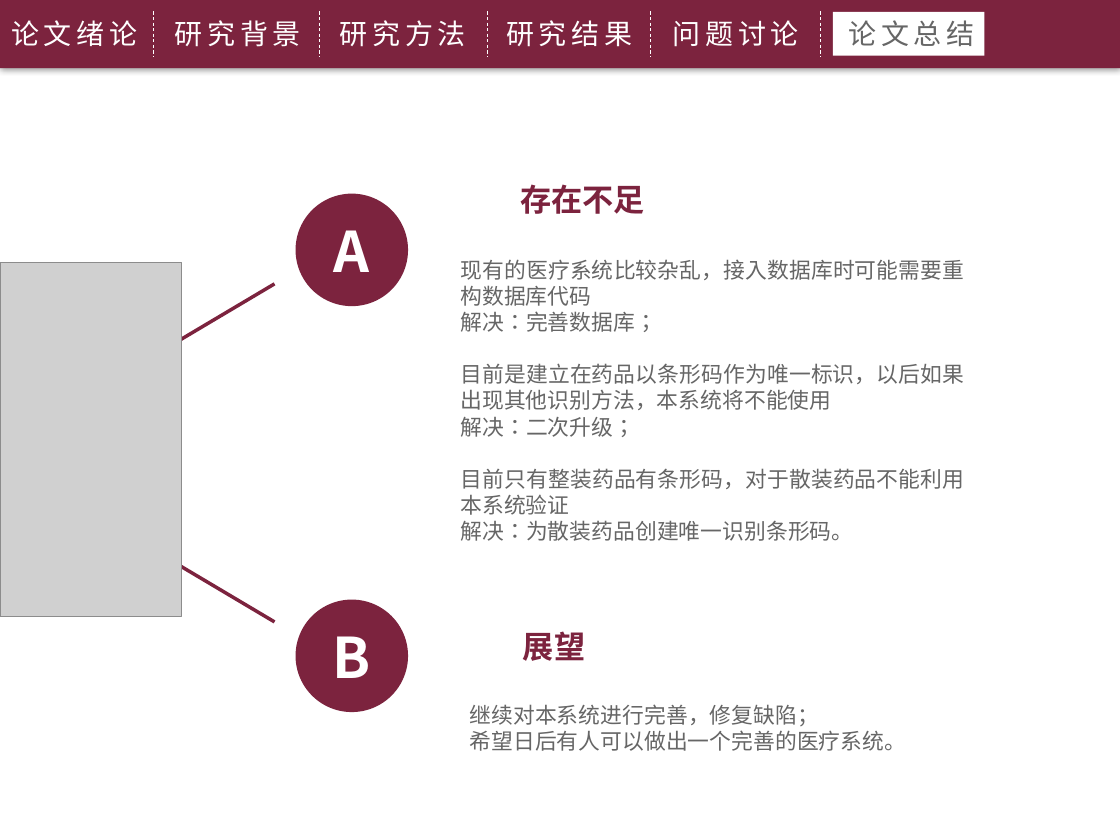
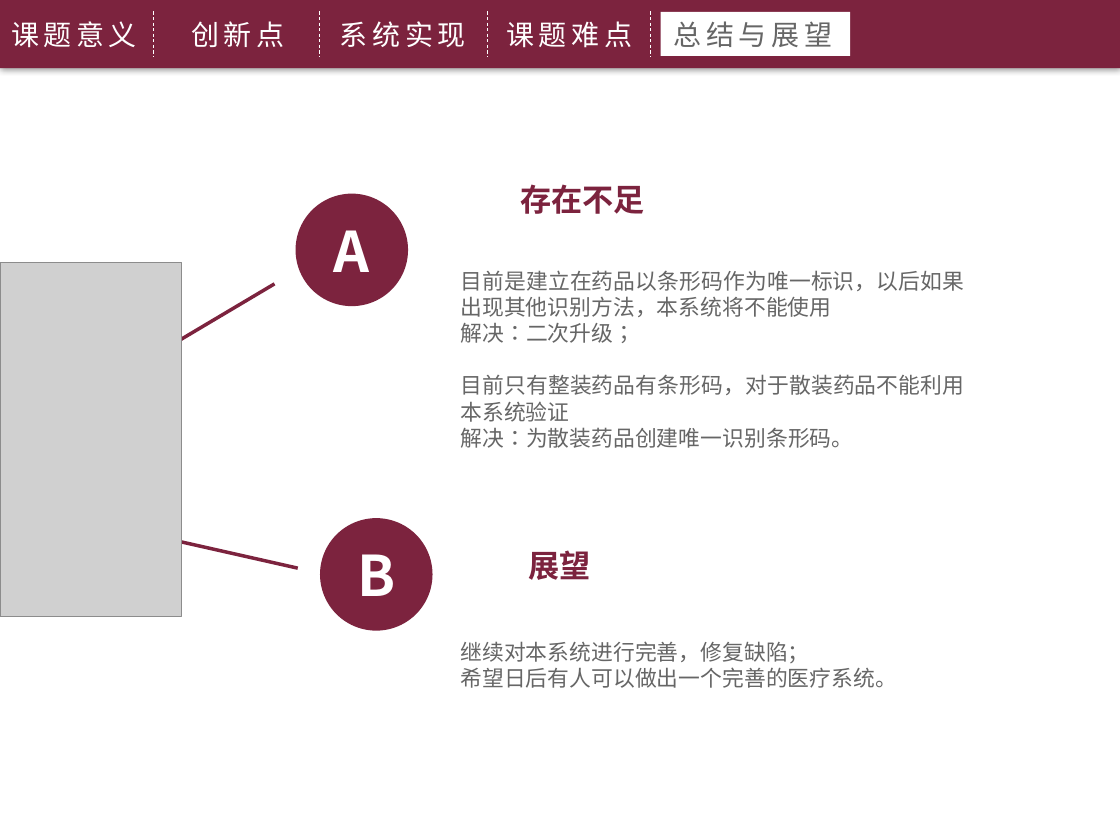
Before and after one commit to wangcherry/2016GraduationThesis, a slide deck: slide 18 of wangying/毕业答辩--王英.pptx. Drawn at 1120x840 pixels with LibreOffice and Linux fonts; fonts in the diff are those of the drawing; grey boxes stand for pictures; background and template pictures are left out. Boxes give left, top, right and bottom in pixels: in the first picture for what was removed or moved away, otherwise in the second. Text is boxed around its words. In the diff, an @@ line names an element or a change of style, - is before the commit and + after.

```diff
--- a/wangying/毕业答辩--王英.pptx
+++ b/wangying/毕业答辩--王英.pptx
@@ text at <box>11,21,137,48</box>: text changed @@
-论文绪论
+课题意义
@@ text at <box>191,21,284,47</box>: text changed @@
-研究背景
+创新点
@@ text at <box>340,21,466,47</box>: text changed @@
-研究方法
+系统实现
@@ text at <box>506,21,632,48</box>: text changed @@
-研究结果
+课题难点
@@ rectangle: place and size @@
-rectangle at <box>833,12,984,56</box>
+rectangle at <box>661,12,850,56</box>
@@ text removed at <box>673,20,799,47</box> @@
-问题讨论
@@ text at <box>674,21,833,47</box>: text changed @@
-论文总结
+总结与展望
@@ line removed from (821, 11) to (821, 56) @@
@@ text at <box>461,259,965,332</box>: paragraphs removed @@
-现有的医疗系统比较杂乱，接入数据库时可能需要重构数据库代码
-解决：完善数据库；
@@ ellipse "B": place and size @@
-ellipse "B" at <box>296,599,408,711</box>
+ellipse "B" at <box>320,519,432,631</box>
@@ line moved from (175, 563) - (274, 622) to (175, 541) - (298, 568) @@
@@ text "展望": place and size @@
-text "展望" at <box>523,631,585,661</box>
+text "展望" at <box>529,550,591,580</box>
@@ text "继续对本系统进行完善，修复缺陷；": place and size @@
-text "继续对本系统进行完善，修复缺陷；" at <box>470,704,907,751</box>
+text "继续对本系统进行完善，修复缺陷；" at <box>461,641,897,688</box>
```
Also in this commit, not shown: 8 other slides changed, 8 other files.
